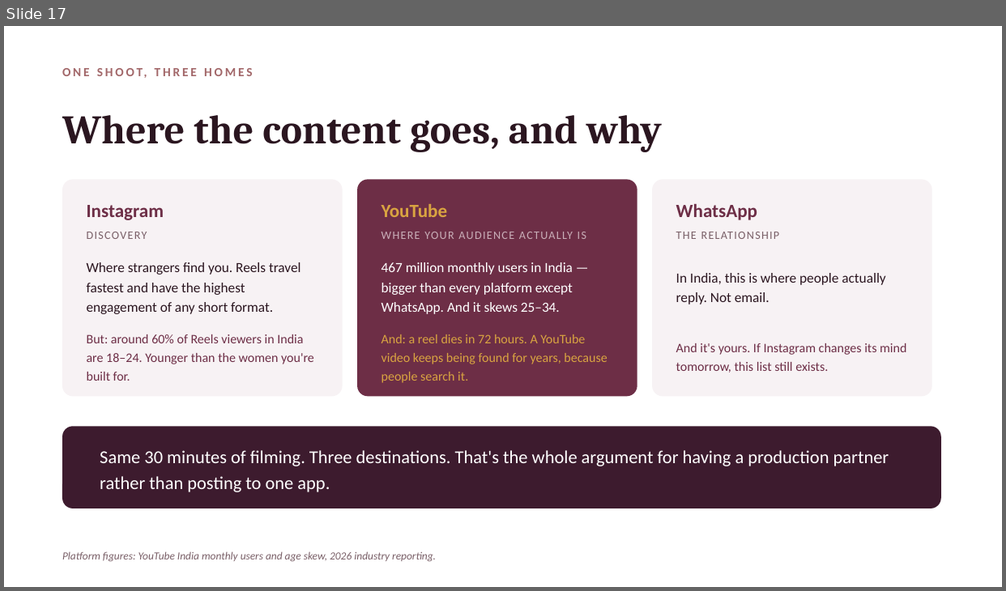
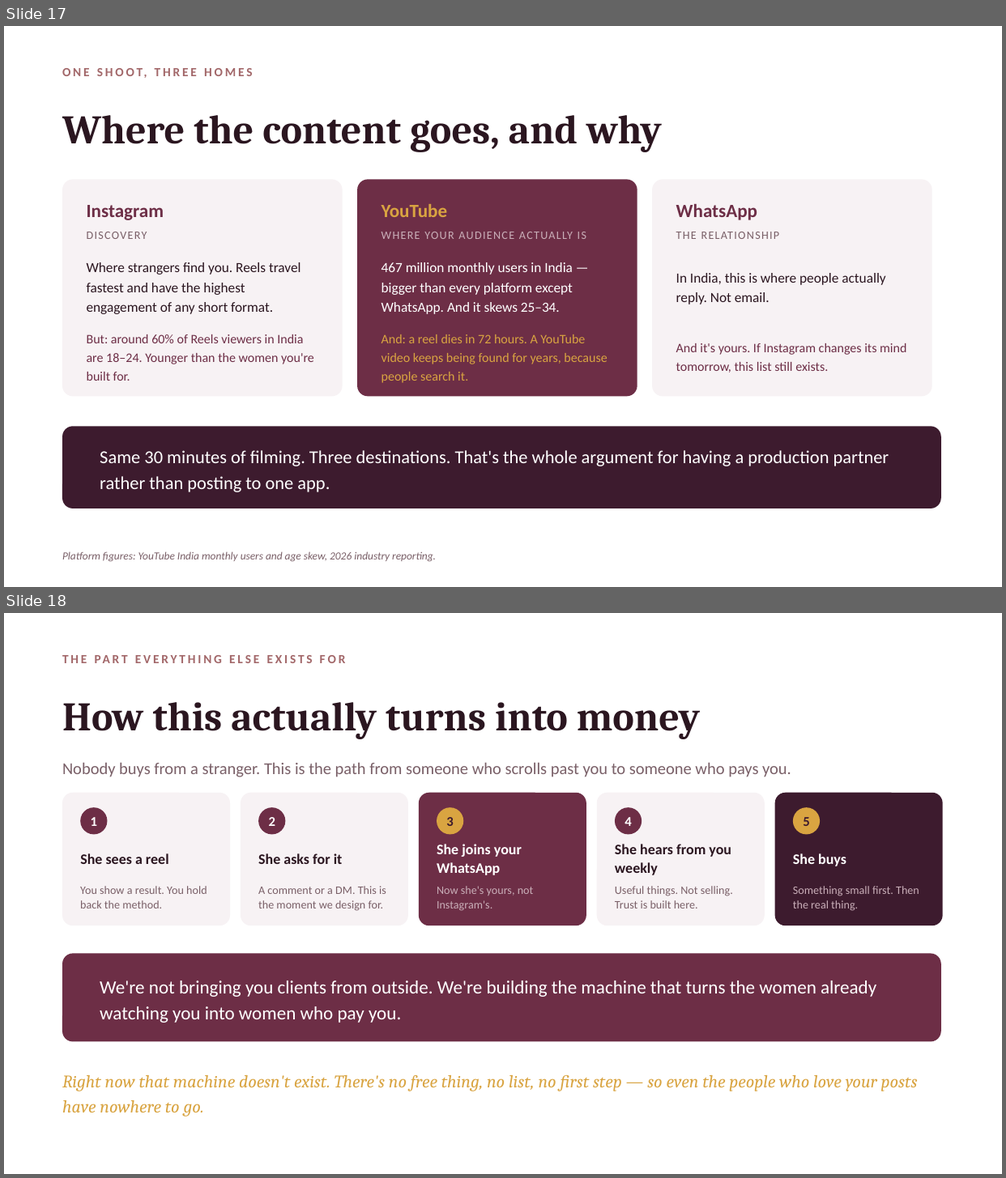
Before and after one commit to productionxin/Assets, a slide deck: clients/juhi-agarwal-nexther/neXtHer-What-I-Found.pptx. Shown one above the other, each under a label of ours: slide 17 before the commit, slides 17 and 18 after it. The pictures are 1006x591 and 1006x1178 pixels, drawn with LibreOffice and Linux fonts; fonts in the diff are those of the drawing. Boxes give left, top, right and bottom in pixels: in the first picture for what was removed or moved away, otherwise in the second. Text is boxed around its words. In the diff, an @@ line names an element or a change of style, - is before the commit and + after.

```diff
--- a/clients/juhi-agarwal-nexther/neXtHer-What-I-Found.pptx
+++ b/clients/juhi-agarwal-nexther/neXtHer-What-I-Found.pptx
@@ slide 18 added at [4, 613, 1002, 1174], background #FFFFFF @@
@@ text added at [62, 648, 941, 670], 12 pt, text #A26769, bold @@
+THE PART EVERYTHING ELSE EXISTS FOR
@@ text added at [62, 702, 700, 739], 39 pt, text #2B1620, bold @@
+How this actually turns into money
@@ text added at [62, 763, 791, 777], 16 pt, text #7A6068 @@
+Nobody buys from a stranger. This is the path from someone who scrolls past you to someone who pays you.
@@ rounded rectangle added at [62, 793, 230, 926], fill #F7F2F4 @@
@@ rounded rectangle added at [241, 793, 408, 926], fill #F7F2F4 @@
@@ rounded rectangle added at [419, 793, 586, 926], fill #6D2E46 @@
@@ rounded rectangle added at [597, 793, 765, 926], fill #F7F2F4 @@
@@ rounded rectangle added at [775, 793, 943, 926], fill #3D1B2E @@
@@ ellipse added at [80, 807, 108, 835], fill #6D2E46 @@
@@ text added at [91, 817, 97, 826], 13 pt, text #FFFFFF, bold @@
+1
@@ ellipse added at [258, 807, 286, 835], fill #6D2E46 @@
@@ text added at [269, 817, 275, 826], 13 pt, text #FFFFFF, bold @@
+2
@@ ellipse added at [437, 807, 463, 835], fill #D9A441 @@
@@ text added at [446, 817, 453, 826], 13 pt, text #3D1B2E, bold @@
+3
@@ ellipse added at [615, 807, 641, 835], fill #6D2E46 @@
@@ text added at [624, 817, 631, 826], 13 pt, text #FFFFFF, bold @@
+4
@@ ellipse added at [793, 807, 820, 835], fill #D9A441 @@
@@ text added at [803, 817, 809, 826], 13 pt, text #3D1B2E, bold @@
+5
@@ text added at [80, 854, 169, 864], 14 pt, text #2B1620, bold @@
+She sees a reel
@@ text added at [258, 854, 343, 864], 14 pt, text #2B1620, bold @@
+She asks for it
@@ text added at [437, 844, 522, 875], 14 pt, text #FFFFFF, bold @@
+She joins your WhatsApp
@@ text added at [615, 844, 731, 875], 14 pt, text #2B1620, bold @@
+She hears from you weekly
@@ text added at [793, 854, 846, 867], 14 pt, text #FFFFFF, bold @@
+She buys
@@ text added at [80, 886, 207, 909], 11 pt, text #7A6068 @@
+You show a result. You hold back the method.
@@ text added at [258, 886, 386, 911], 11 pt, text #7A6068 @@
+A comment or a DM. This is the moment we design for.
@@ text added at [437, 886, 534, 911], 11 pt, text #C9AEB8 @@
+Now she's yours, not Instagram's.
@@ text added at [615, 886, 733, 909], 11 pt, text #7A6068 @@
+Useful things. Not selling. Trust is built here.
@@ text added at [793, 886, 919, 911], 11 pt, text #C9AEB8 @@
+Something small first. Then the real thing.
@@ rounded rectangle added at [62, 954, 941, 1042], fill #6D2E46 @@
@@ text added at [100, 981, 876, 1023], 18 pt, text #FFFFFF @@
+We're not bringing you clients from outside. We're building the machine that turns the women already watching you into women who pay you.
@@ text added at [62, 1076, 918, 1117], 17 pt, text #D9A441, italic @@
+Right now that machine doesn't exist. There's no free thing, no list, no first step — so even the people who love your posts have nowhere to go.
```
Also in this commit, not shown: 2 other slides added, 4 other files.
